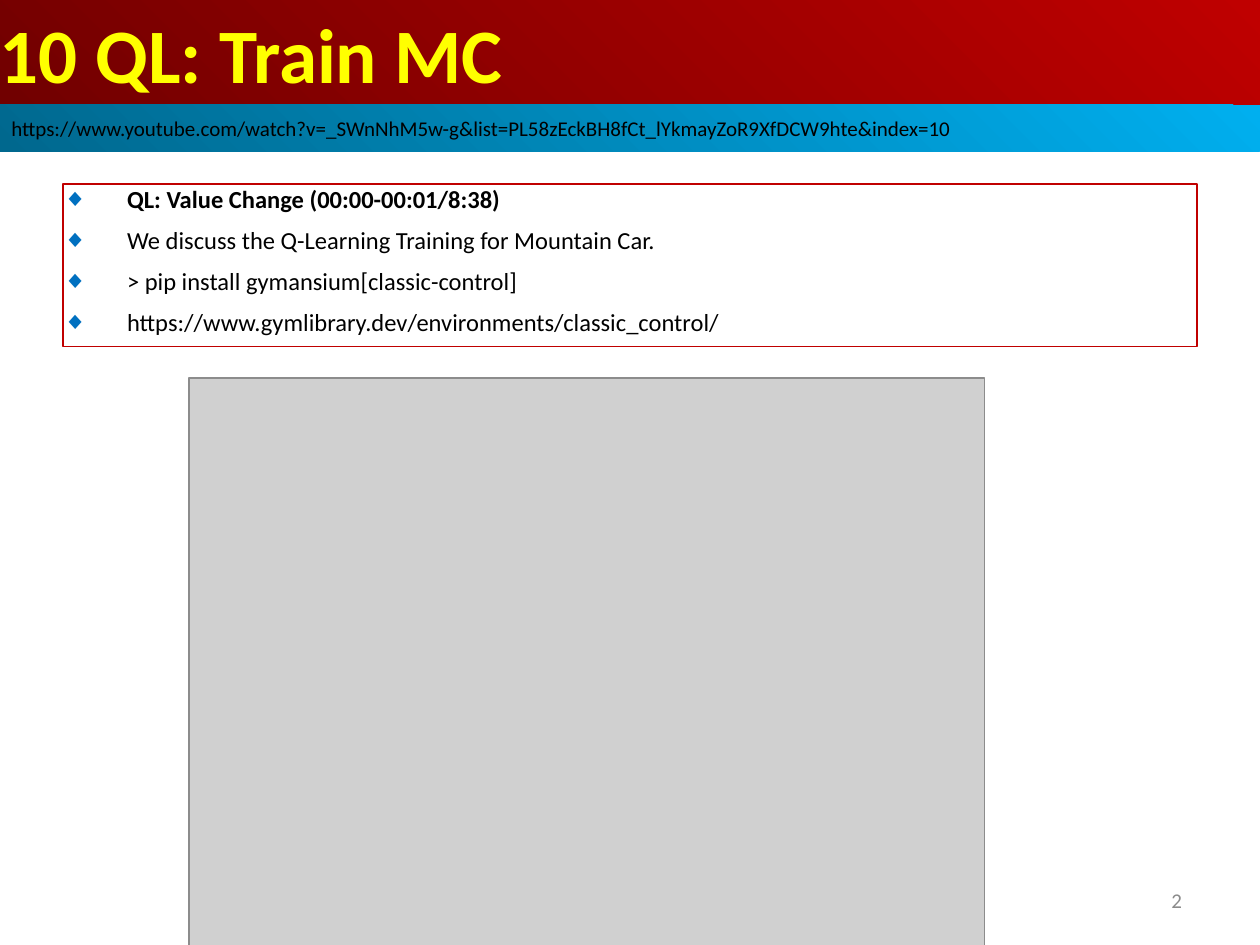
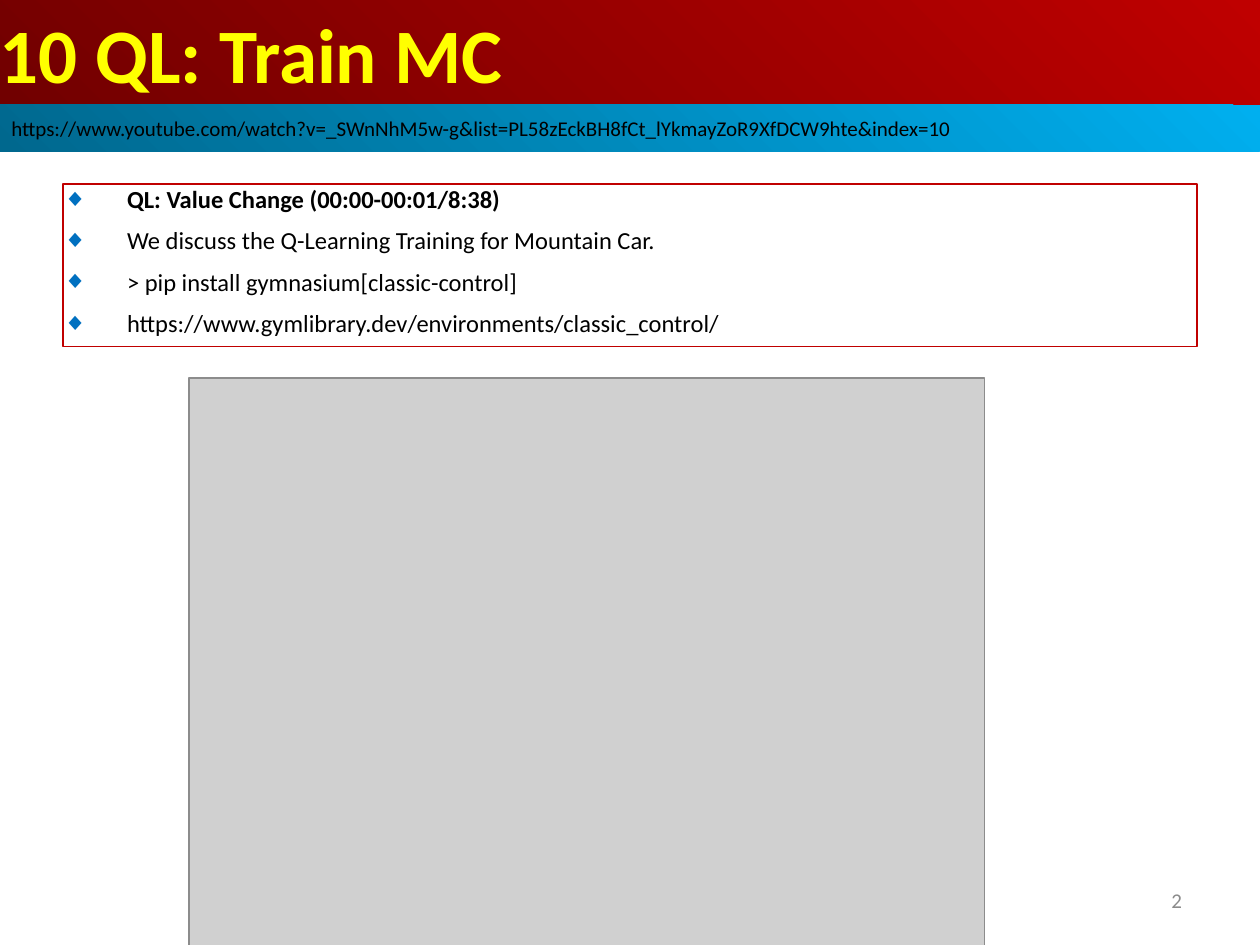
Before and after one commit to peterhchen/AIU_CS513_DRL, a slide deck: slide 2 of 000_DRL_JC/010_QL_Train_MC/001_Video/010_QL_Train_MC.ppt. Drawn at 1260x945 pixels with LibreOffice and Linux fonts; fonts in the diff are those of the drawing; grey boxes stand for pictures. Boxes give left, top, right and bottom in pixels: in the first picture for what was removed or moved away, otherwise in the second. Text is boxed around its words. In the diff, an @@ line names an element or a change of style, - is before the commit and + after.

```diff
--- a/000_DRL_JC/010_QL_Train_MC/001_Video/010_QL_Train_MC.ppt
+++ b/000_DRL_JC/010_QL_Train_MC/001_Video/010_QL_Train_MC.ppt
@@ text in rectangle at bbox=[145, 273, 517, 296]: text changed @@
-◆ > pip install gymansium[classic-control]
+◆ > pip install gymnasium[classic-control]
```
